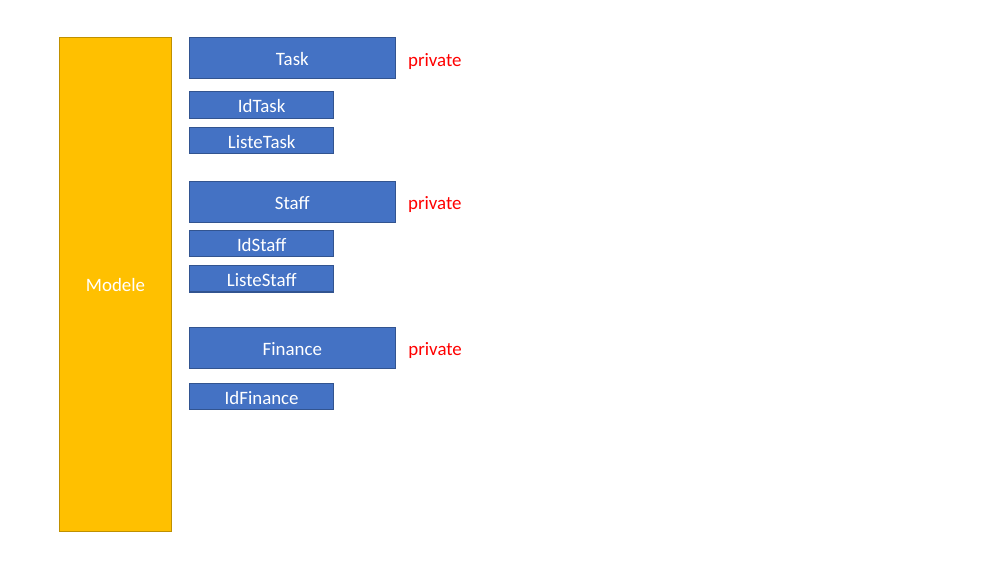
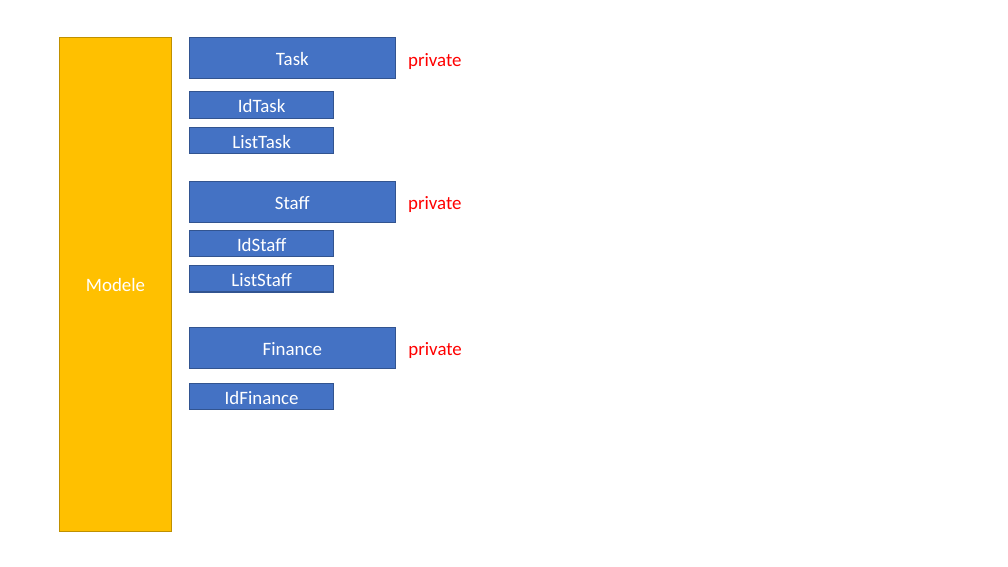
Before and after one commit to tcatonet/AL, a slide deck: slide 13 of projet AL.pptx. Drawn at 1008x567 pixels with LibreOffice and Linux fonts; fonts in the diff are those of the drawing. Boxes give left, top, right and bottom in pixels: in the first picture for what was removed or moved away, otherwise in the second. Text is boxed around its words. In the diff, an @@ line names an element or a change of style, - is before the commit and + after.

```diff
--- a/projet AL.pptx
+++ b/projet AL.pptx
@@ text in rectangle at box(232, 135, 290, 148): text changed @@
-ListeTask
+ListTask
@@ text in rectangle at box(231, 273, 291, 286): text changed @@
-ListeStaff
+ListStaff
```
Also in this commit, not shown: 11 other slides changed, 5 slides added, 1 slide removed, 1 other file.
